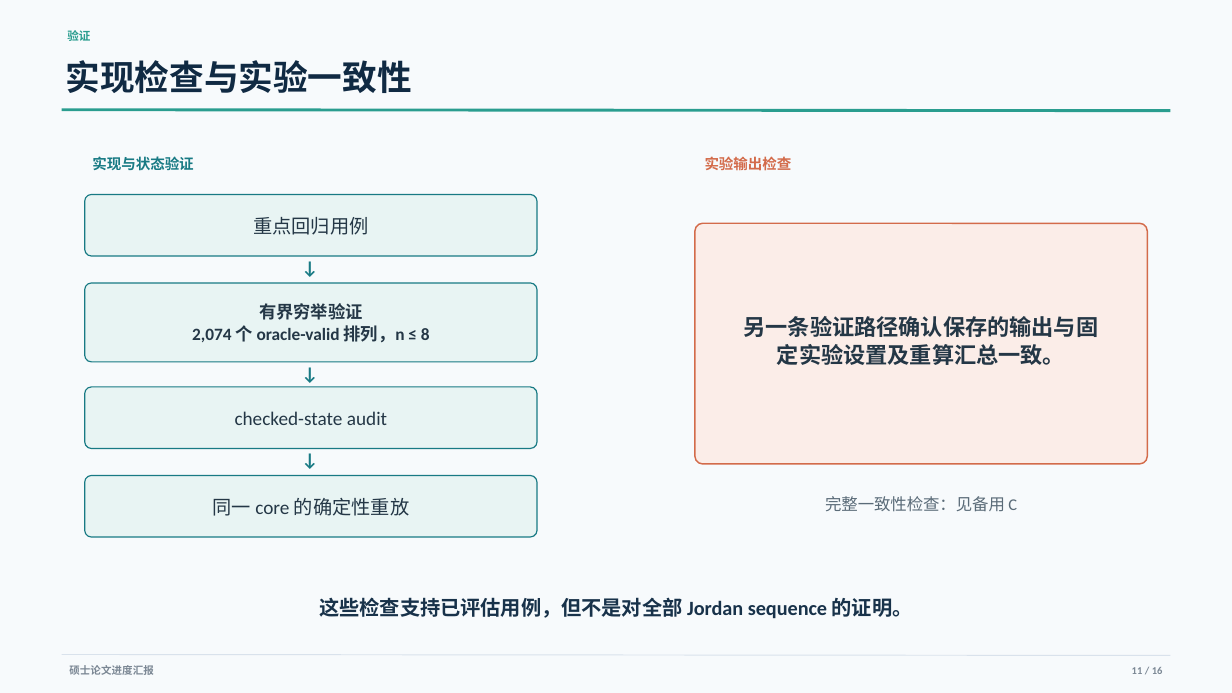
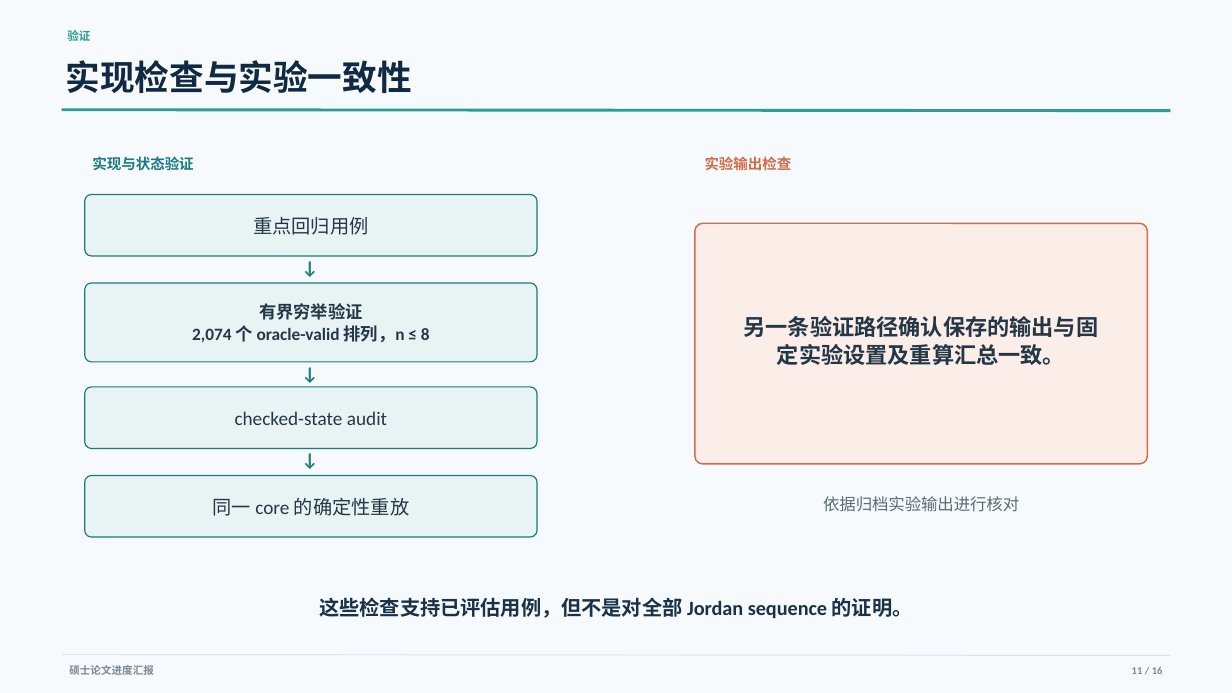
Before and after one commit to YixueWang983/jordan-sorting, a slide deck: slide 11 of presentations/progress_report/Jordan_Sorting_Progress_Report_ZH.pptx. Drawn at 1232x693 pixels with LibreOffice and Linux fonts; fonts in the diff are those of the drawing. Boxes give left, top, right and bottom in pixels: in the first picture for what was removed or moved away, otherwise in the second. Text is boxed around its words. In the diff, an @@ line names an element or a change of style, - is before the commit and + after.

```diff
--- a/presentations/progress_report/Jordan_Sorting_Progress_Report_ZH.pptx
+++ b/presentations/progress_report/Jordan_Sorting_Progress_Report_ZH.pptx
@@ text at bbox=[823, 496, 1019, 512]: text changed @@
-完整一致性检查：见备用 C
+依据归档实验输出进行核对
```
Also in this commit, not shown: 2 other slides changed, 5 slides removed, 7 other files.
